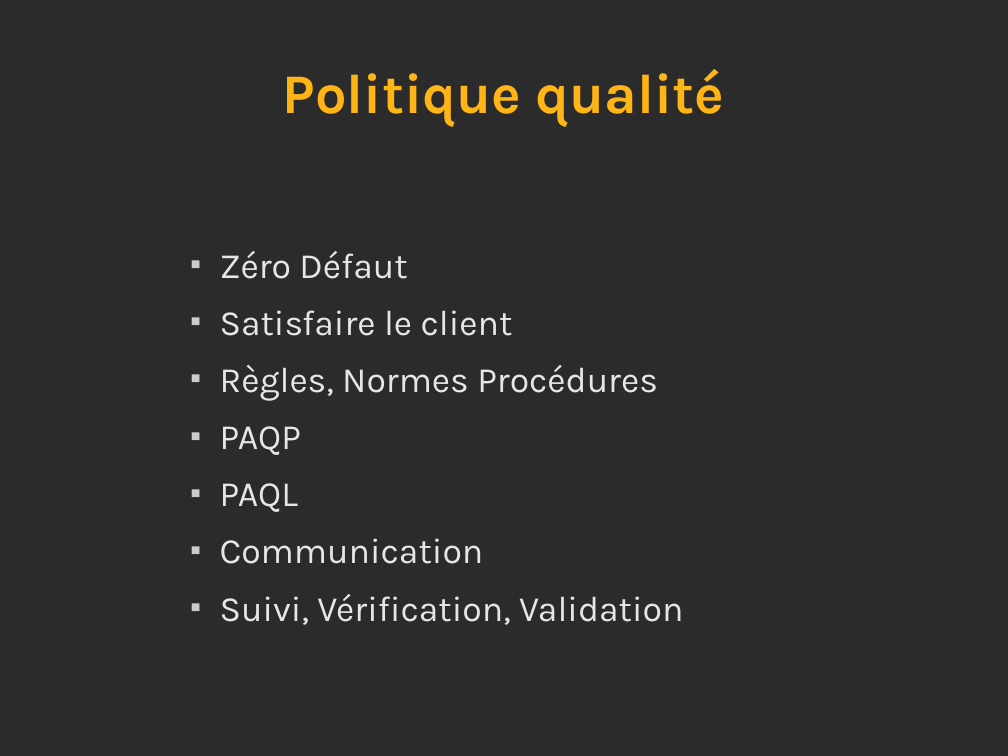
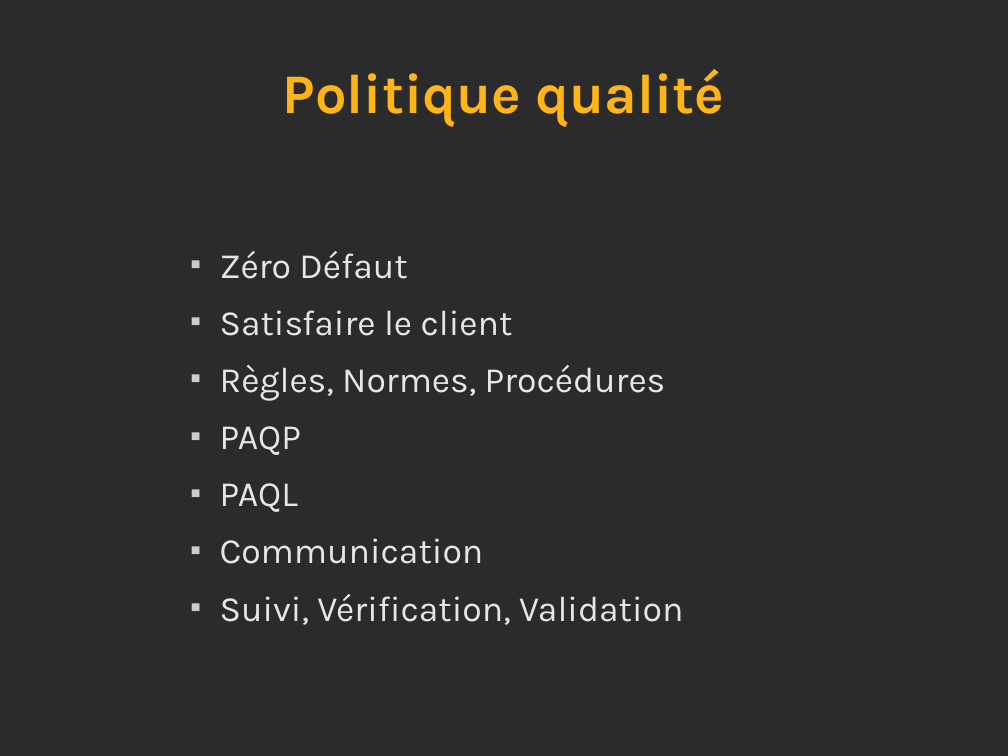
Before and after one commit to leandromattioli/projetIngenierie, a slide deck: slide 1 of presentation/Pres Stef.odp. Drawn at 1008x756 pixels with LibreOffice and Linux fonts; fonts in the diff are those of the drawing; background and template pictures are left out; a plain dark background stands for a picture behind light text. Boxes give left, top, right and bottom in pixels: in the first picture for what was removed or moved away, otherwise in the second. Text is boxed around its words. In the diff, an @@ line names an element or a change of style, - is before the commit and + after.

Commit message:
correction

```diff
--- a/presentation/Pres Stef.odp
+++ b/presentation/Pres Stef.odp
@@ text at [220,365,666,401]: text changed @@
-  ■ Règles, Normes Procédures
+  ■ Règles, Normes, Procédures
```
